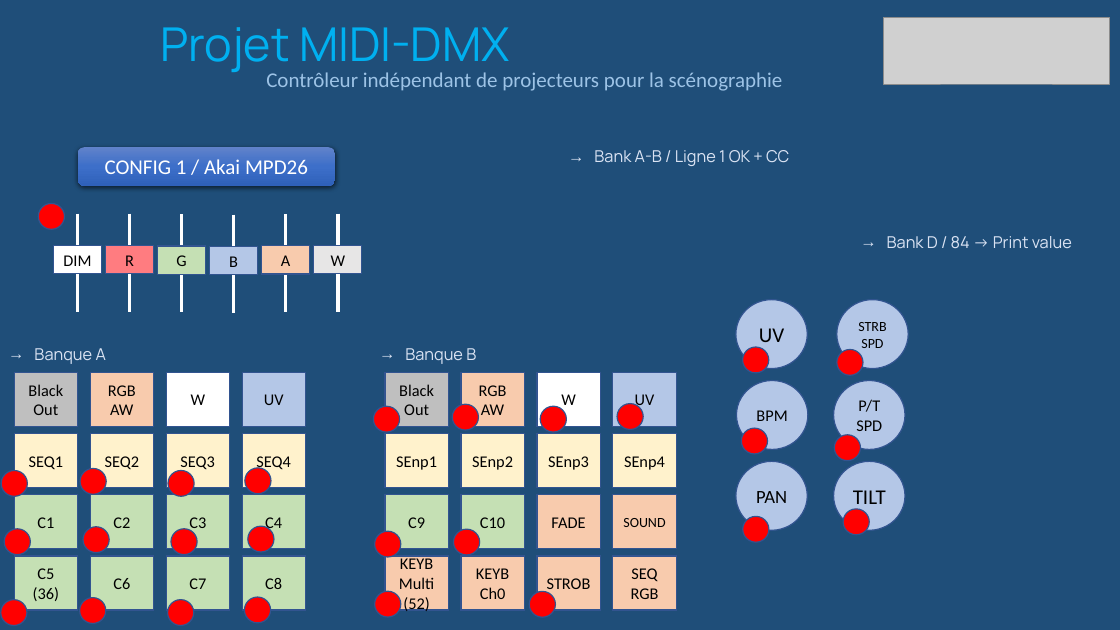
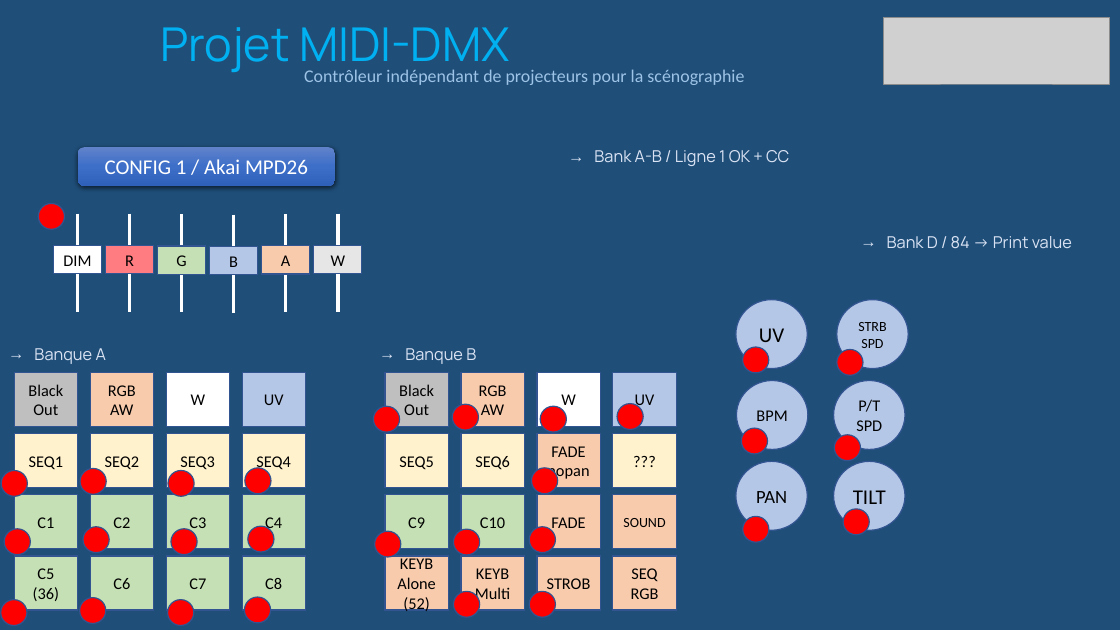
Before and after one commit to jvillemejane/MBED_Studio_Projects, a slide deck: slide 7 of Villou_MIDI_TO_DMX_vAnniv/doc/Description.pptx. Drawn at 1120x630 pixels with LibreOffice and Linux fonts; fonts in the diff are those of the drawing; grey boxes stand for pictures. Boxes give left, top, right and bottom in pixels: in the first picture for what was removed or moved away, otherwise in the second. Text is boxed around its words. In the diff, an @@ line names an element or a change of style, - is before the commit and + after.

Commit message:
Update MIDI2DMX Anniv version

```diff
--- a/Villou_MIDI_TO_DMX_vAnniv/doc/Description.pptx
+++ b/Villou_MIDI_TO_DMX_vAnniv/doc/Description.pptx
@@ subtitle "Contrôleur indépendant de projecteurs pour ..." at bbox=[304, 69, 744, 85]: size 18 to 15.3 pt; line spacing 0.9 to 0.8 @@
@@ rectangle "FADE" at bbox=[537, 434, 600, 487]: fill #FFF2CC to #F8CBAD @@
@@ text in rectangle at bbox=[547, 446, 589, 481]: text changed @@
-SEnp3
+FADE
+nopan
@@ text in rectangle at bbox=[399, 456, 434, 469]: text changed @@
-SEnp1
+SEQ5
@@ text in rectangle at bbox=[475, 456, 510, 469]: text changed @@
-SEnp2
+SEQ6
@@ ellipse added at bbox=[532, 468, 558, 494], fill #FF0000, outline #325491 1 pt @@
@@ text in rectangle at bbox=[624, 456, 665, 470]: text changed @@
-SEnp4
+???
@@ ellipse added at bbox=[529, 527, 555, 553], fill #FF0000, outline #325491 1 pt @@
@@ text in rectangle at bbox=[397, 556, 436, 589]: text changed @@
-KEYB
-Multi
+KEYB
+Alone
@@ text in rectangle at bbox=[475, 568, 510, 604]: text changed @@
-KEYB
-Ch0
+KEYB
+Multi
@@ ellipse: place and size @@
-ellipse at bbox=[375, 592, 401, 618]
+ellipse at bbox=[454, 592, 480, 618]
```
Also in this commit, not shown: 6 other slides changed, 7 other files.
